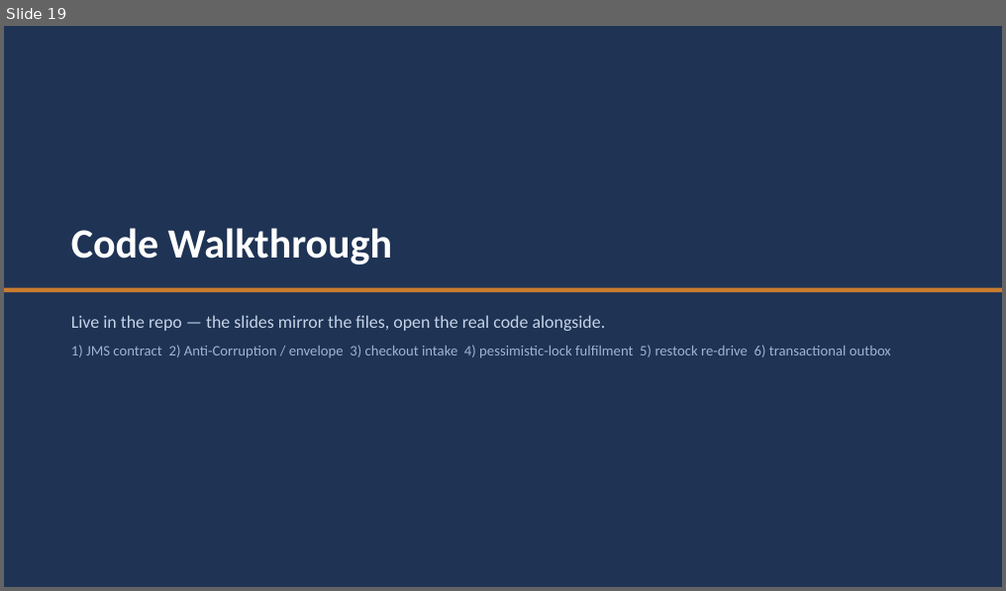
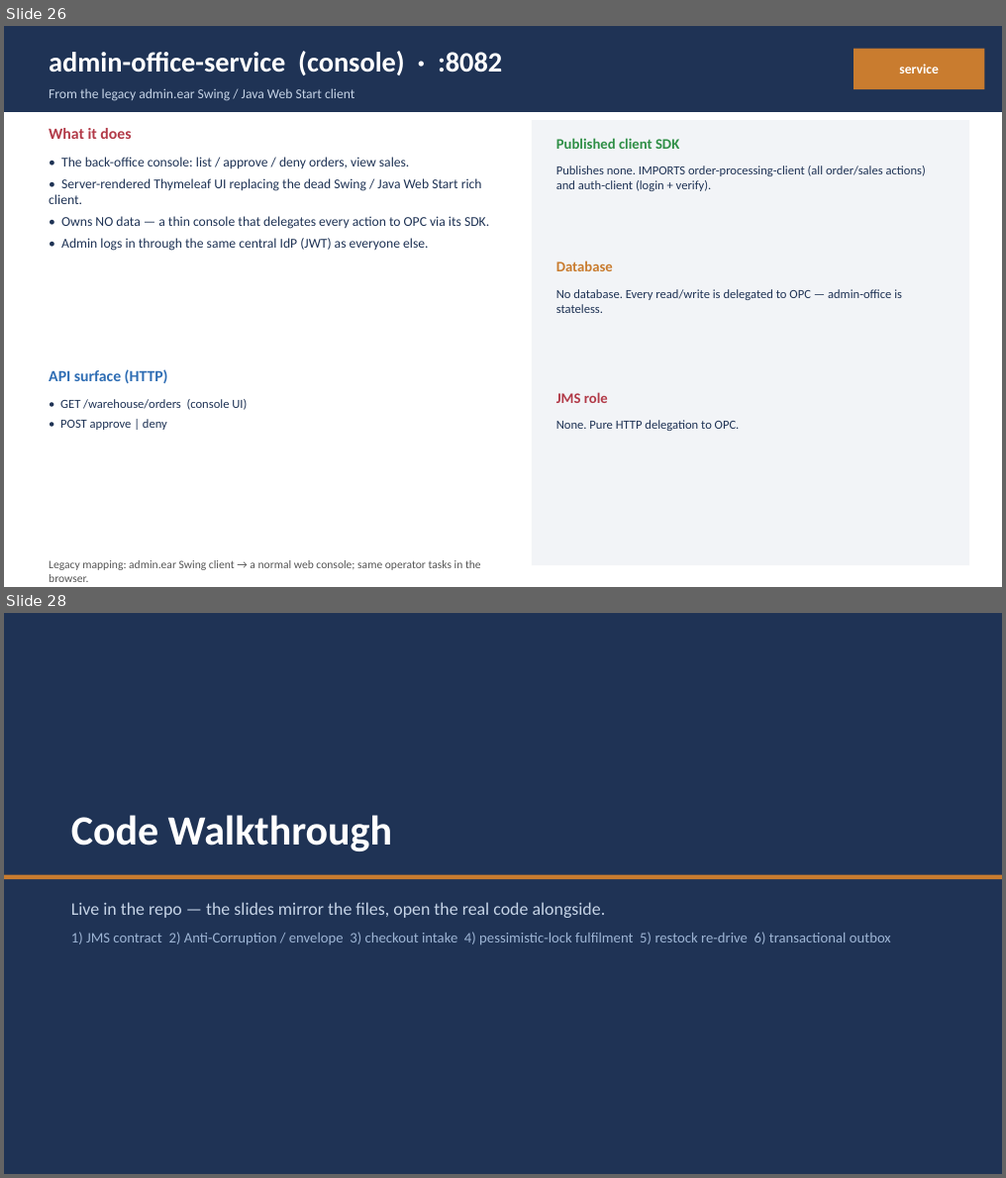
Before and after one commit to Vishak-94/pet-store, a slide deck: docs/PetStore_Demo_45min.pptx. Shown one above the other, each under a label of ours: slide 19 before the commit, slides 26 and 28 after it; the slides between them are not shown. The pictures are 1006x591 and 1006x1178 pixels, drawn with LibreOffice and Linux fonts; fonts in the diff are those of the drawing. Boxes give left, top, right and bottom in pixels: in the first picture for what was removed or moved away, otherwise in the second. Text is boxed around its words. In the diff, an @@ line names an element or a change of style, - is before the commit and + after.

```diff
--- a/docs/PetStore_Demo_45min.pptx
+++ b/docs/PetStore_Demo_45min.pptx
@@ slide 26 added at <box>4,26,1002,587</box>, background #FFFFFF @@
@@ rectangle added at <box>4,26,1002,112</box>, fill #1F3355 @@
@@ text added at <box>49,51,502,76</box>, 27 pt, text #FFFFFF, bold @@
+admin-office-service (console) · :8082
@@ rectangle added at <box>853,49,985,89</box>, fill #C97C2F @@
@@ text added at <box>899,64,939,74</box>, 13 pt, text #FFFFFF, bold @@
+service
@@ text added at <box>49,88,354,101</box>, 13 pt, text #C5D3E6 @@
+From the legacy admin.ear Swing / Java Web Start client
@@ text added at <box>49,128,131,139</box>, 15 pt, text #B23A48, bold @@
+What it does
@@ rectangle added at <box>532,120,969,566</box>, fill #F2F4F7 @@
@@ text added at <box>556,138,679,149</box>, 14 pt, text #2F8F46, bold @@
+Published client SDK
@@ text added at <box>49,157,489,251</box>, 13 pt, text #1F3355 @@
+• The back-office console: list / approve / deny orders, view sales.
+• Server-rendered Thymeleaf UI replacing the dead Swing / Java Web Start rich client.
+• Owns NO data — a thin console that delegates every action to OPC via its SDK.
+• Admin logs in through the same central IdP (JWT) as everyone else.
@@ text added at <box>556,166,926,191</box>, 12 pt, text #1F3355 @@
+Publishes none. IMPORTS order-processing-client (all order/sales actions) and auth-client (login + verify).
@@ text added at <box>556,261,613,272</box>, 14 pt, text #C97C2F, bold @@
+Database
@@ text added at <box>556,289,902,313</box>, 12 pt, text #1F3355 @@
+No database. Every read/write is delegated to OPC — admin-office is stateless.
@@ text added at <box>49,370,168,383</box>, 15 pt, text #2E6DB4, bold @@
+API surface (HTTP)
@@ text added at <box>60,399,247,430</box>, 12 pt, text #1F3355 @@
+• GET /warehouse/orders (console UI)
+• POST approve | deny
@@ text added at <box>556,392,608,403</box>, 14 pt, text #B23A48, bold @@
+JMS role
@@ text added at <box>556,420,740,431</box>, 12 pt, text #1F3355 @@
+None. Pure HTTP delegation to OPC.
@@ text added at <box>49,561,481,582</box>, 11 pt, text #555555 @@
+Legacy mapping: admin.ear Swing client → a normal web console; same operator tasks in the browser.
@@ what was slide 19 is now slide 28 @@
```
Also in this commit, not shown: 1 slide changed, 8 other slides added, 1 other file.
